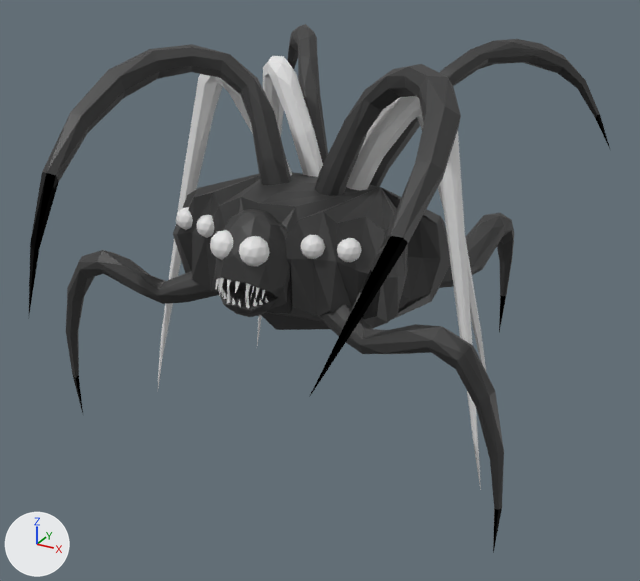
The Blender file AAC/Wumpus/Wumpus.blend, before and after one commit.
Camera for both pictures: a camera (50 mm lens) standing at (4.88, -9.15, 6.36) and looking at (0.0, -0.27, 1.92). Lighting does not change. The marker at lower left points along +X, +Y and +Z.

Before the edit, the objects in view are built like this:
```python
ob_beziercurve = bpy.data.objects.new('BezierCurve', cu_beziercurve_002)
ob_beziercurve.location = (0.67, -0.3, 3.34)
ob_beziercurve_001 = bpy.data.objects.new('BezierCurve.001', cu_beziercurve_004)
ob_beziercurve_001.location = (0.17, 0.0, 3.34)
ob_eyes = bpy.data.objects.new('Eyes', me_icosphere)
ob_eyes.location = (0.18, -2.01, 3.06)
ob_eyes.scale = (0.163, 0.163, 0.163)
ob_main_body = bpy.data.objects.new('Main Body', me_vert_001)
ob_main_body.location = (0.0, 1.4, 2.82)
ob_main_body.rotation_euler = (1.366, 0.0, 0.0)  # degrees (78, 0, 0)
ob_main_body.scale = (3.0, 3.0, 3.0)
```
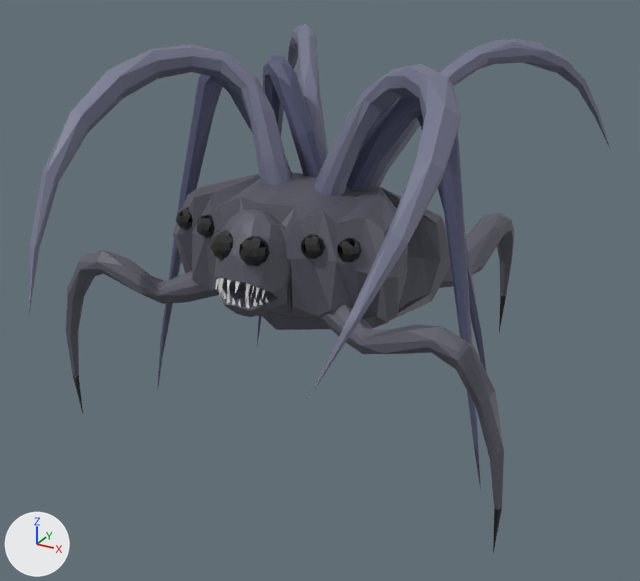
Commit message: Wumpus with coloring

What differs and where, as boxes (x1, y1, x2, y2) in the pictures (640 x 581 px):
'Main Body', recoloured, surface changed: (29, 24, 610, 544) in both
'BezierCurve', recoloured, surface changed (grey to blue): (158, 74, 481, 490) in both
'BezierCurve.001', recoloured, surface changed (grey to blue): (257, 56, 486, 371) in both
'Eyes', recoloured, surface changed (white to black): (176, 207, 362, 266) in both
part 1 of me_vert_001, recoloured: (42, 24, 600, 243) in both
part 2 of me_vert_001, recoloured: (309, 236, 408, 397) in both
part 3 of me_vert_001, recoloured: (29, 172, 59, 314) in both
part 4 of me_vert_001, recoloured: (596, 114, 611, 151) in both

The change, as a list of edits to the scene's bpy script:
```text
Change mat_body:
    mat_body.base_color: (0.0359, 0.0359, 0.0359) -> (0.0999, 0.0999, 0.133)  # black #353535 -> dark grey #595966
Change mat_tips:
    mat_tips.metallic: 1.0 -> 0.0
Add mat_midleg:
    mat_midleg = principled_material('MidLeg')
    mat_midleg.base_color = (0.0823, 0.0908, 0.168)  # dark blue #515572
Add mat_toplegs:
    mat_toplegs = principled_material('TopLegs')
    mat_toplegs.base_color = (0.165, 0.175, 0.258)  # blue #71748b
Change me_vert_001:
    where me_vert_001.from_pydata(...)  # 978 vertices, 1598 faces; spans x -0.97..0.97, y -1.13..0.69, z -0.85..1.56
    used by ob_main_body; location = (0.0, 1.4, 2.82); rotation_euler = (1.366, 0.0, 0.0), in degrees (78, 0, 0); scale = (3.0, 3.0, 3.0)
    me_vert_001 part 1: 527 of the faces centred in x -0.79..0.79, y -0.24..0.68, z -0.46..1.32 switch from mat_body (black #353535) to mat_toplegs (blue #71748b)
    me_vert_001 part 2: all 18 faces centred in x 0.57..0.68, y -0.36..-0.05, z 1.37..1.53 switch from mat_tips (black #000000) to mat_toplegs (blue #71748b)
    me_vert_001 part 3: all 17 faces centred in x -0.67..-0.56, y -0.37..-0.05, z 1.37..1.54 switch from mat_tips (black #000000) to mat_toplegs (blue #71748b)
    me_vert_001 part 4: all 7 faces centred in x 0.83..0.86, y 0.3..0.36, z -0.54..-0.5 switch from mat_tips (black #000000) to mat_toplegs (blue #71748b)
    me_vert_001 part 5: all 2 faces centred in x -0.83, y 0.34..0.35, z -0.52..-0.51 switch from mat_tips (black #000000) to mat_toplegs (blue #71748b)
Change me_icosphere:
    where me_icosphere.from_pydata(...)  # 126 vertices, 240 faces; spans x -0.95..5.97, y -1.0..3.77, z -1.0..1.0
    add me_icosphere.materials.append(mat_tips)  # black #000000
Change cu_beziercurve_002:
    add cu_beziercurve_002.materials.append(mat_midleg)  # dark blue #515572
Change cu_beziercurve_004:
    add cu_beziercurve_004.materials.append(mat_midleg)  # dark blue #515572
```
